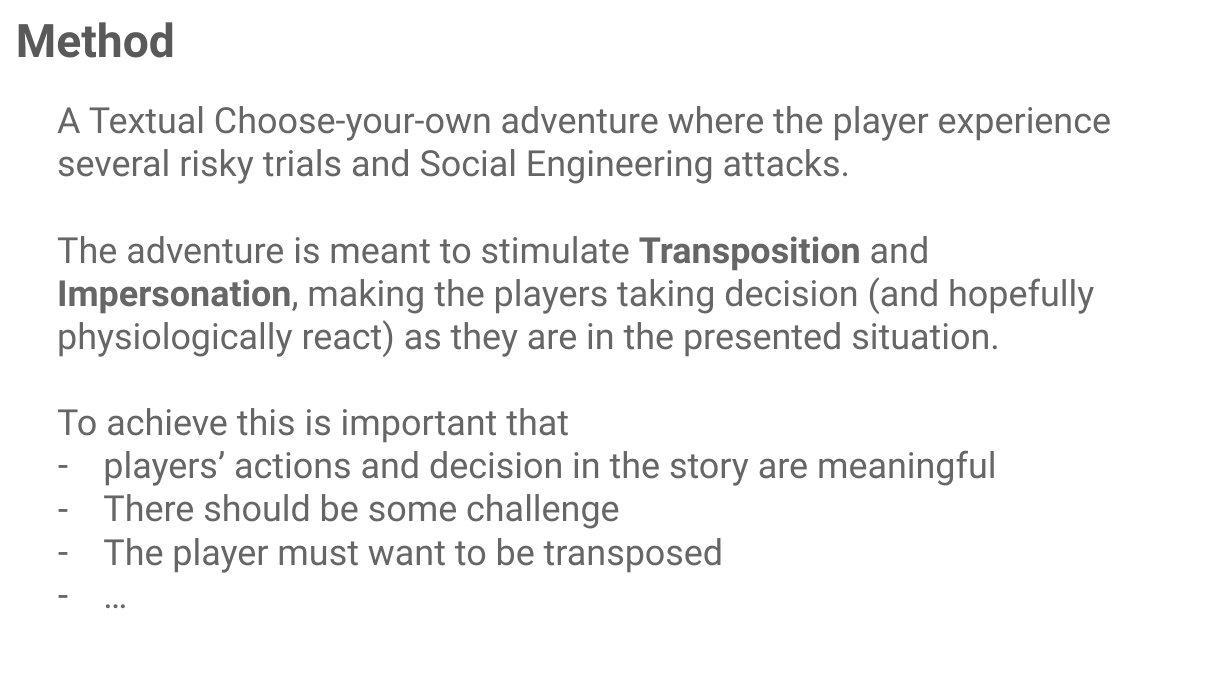
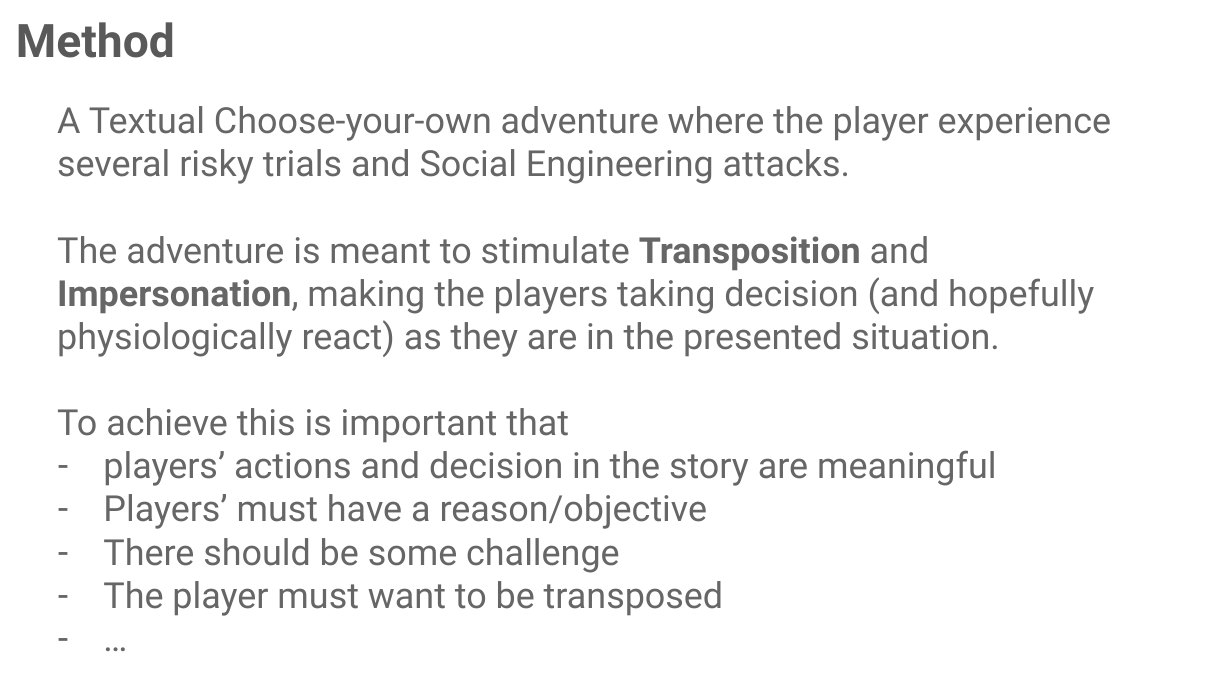
Before and after one commit to dariopasquali/social-engineering-adventure, a slide deck: slide 4 of docs/4 - SEA_recap.pptx. Drawn at 1232x693 pixels with LibreOffice and Linux fonts; fonts in the diff are those of the drawing. Boxes give left, top, right and bottom in pixels: in the first picture for what was removed or moved away, otherwise in the second. Text is boxed around its words. In the diff, an @@ line names an element or a change of style, - is before the commit and + after.

Commit message:
update ppt

```diff
--- a/docs/4 - SEA_recap.pptx
+++ b/docs/4 - SEA_recap.pptx
@@ text at [103, 494, 708, 529]: paragraph added @@
+– Players’ must have a reason/objective
```
